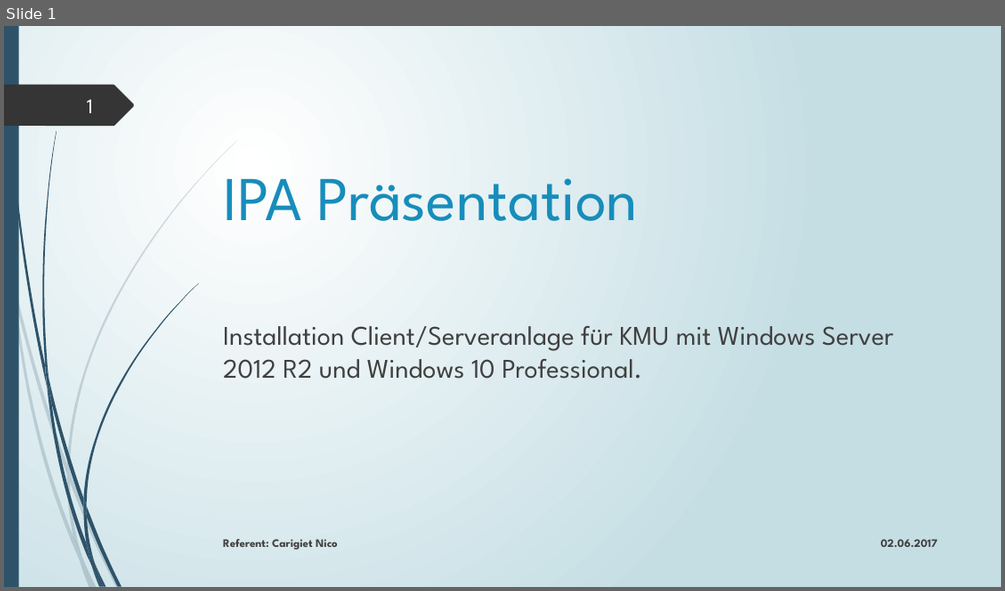
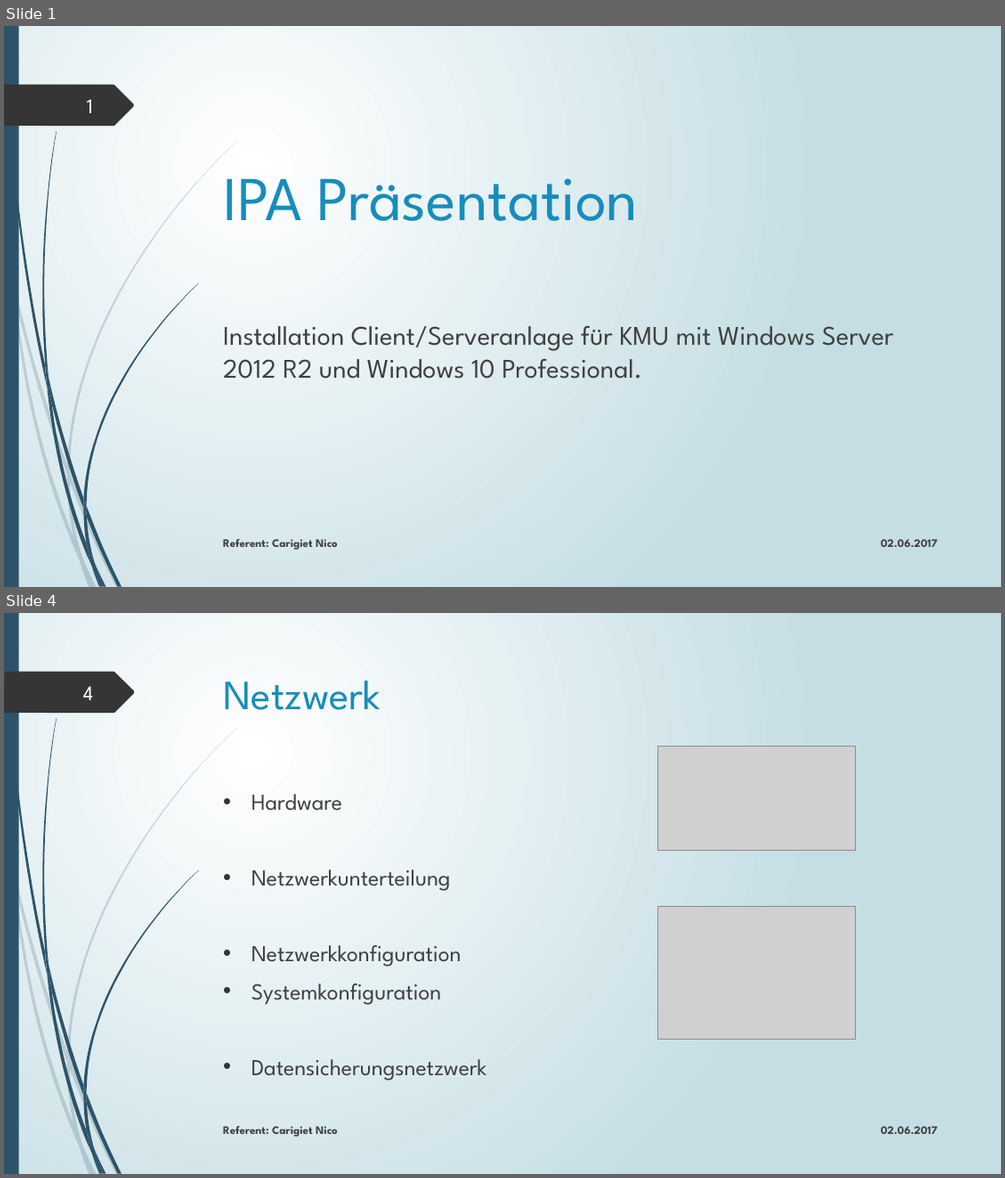
Before and after one commit to edecom/IPA, a slide deck: 4_Dokumente/48_Präsentation & Demonstration/IPA_Präsentation_Carigiet_Nico_20170529.pptx. Shown one above the other, each under a label of ours: slide 1 before the commit, slides 1 and 4 after it; the slides between them are not shown. The pictures are 1005x591 and 1005x1178 pixels, drawn with LibreOffice and Linux fonts; fonts in the diff are those of the drawing; grey boxes stand for pictures; background and template pictures are left out. Boxes give left, top, right and bottom in pixels: in the first picture for what was removed or moved away, otherwise in the second. Text is boxed around its words. In the diff, an @@ line names an element or a change of style, - is before the commit and + after.

```diff
--- a/4_Dokumente/48_Präsentation & Demonstration/IPA_Präsentation_Carigiet_Nico_20170529.pptx
+++ b/4_Dokumente/48_Präsentation & Demonstration/IPA_Präsentation_Carigiet_Nico_20170529.pptx
@@ slide 4 added at <box>4,613,1001,1174</box>, background gradient #FFFFFF to #C5DEE5; not listed: 23 template elements that a slide beside it also shows @@
@@ freeform shape added at <box>4,672,134,713</box>, fill #353535 @@
@@ page number added at <box>83,686,93,700</box>, 20 pt, text #FEFFFF @@
+4
@@ title added at <box>224,681,381,710</box>, 40 pt, text #178DBB @@
+Netzwerk
@@ picture added at <box>657,747,856,850</box> @@
@@ text added at <box>251,794,487,1080</box>, 22 pt, text #404040 @@
+• Hardware
+• Netzwerkunterteilung
+• Netzwerkkonfiguration
+• Systemkonfiguration
+• Datensicherungsnetzwerk
@@ picture added at <box>657,906,856,1039</box> @@
@@ text added at <box>223,1126,338,1136</box>, 11 pt, text #404040, bold @@
+Referent: Carigiet Nico
@@ text added at <box>881,1126,938,1134</box>, 11 pt, text #404040, bold @@
+02.06.2017
```
Also in this commit, not shown: 6 slides changed, 14 other slides added, 12 other files.
